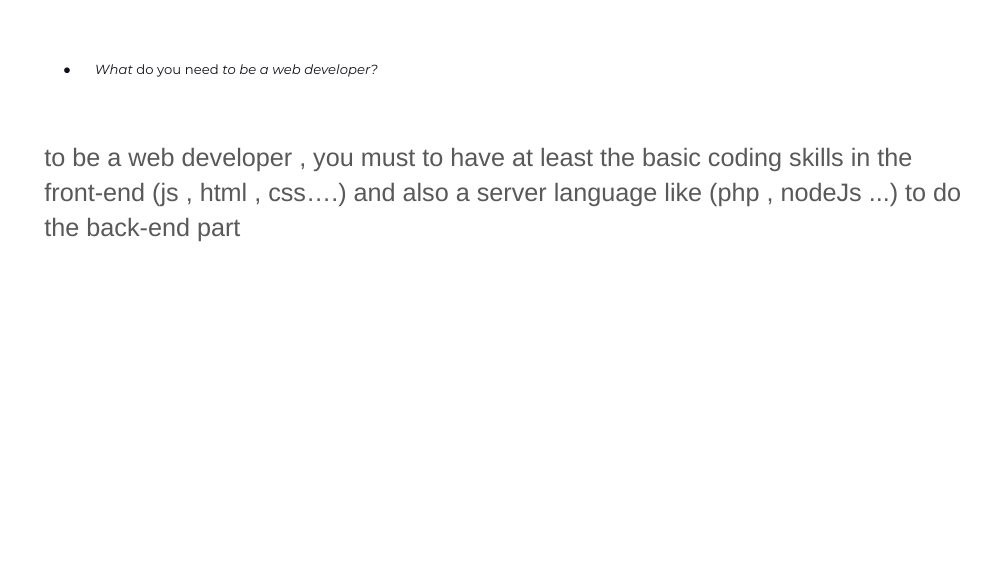
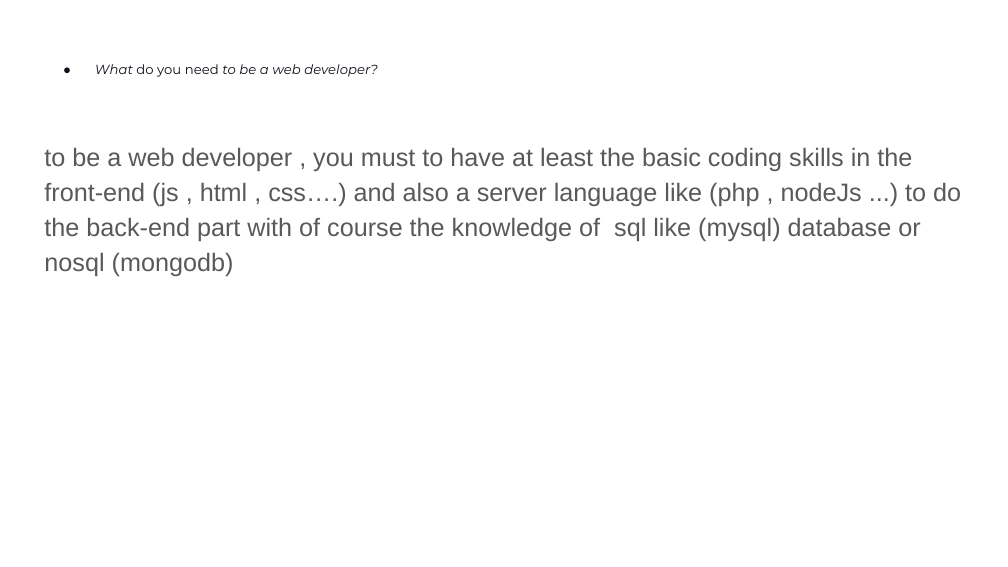
Before and after one commit to Ahmed-Feryani/work, a slide deck: slide 2 of first_check.pptx. Drawn at 1008x567 pixels with LibreOffice and Linux fonts; fonts in the diff are those of the drawing. Boxes give left, top, right and bottom in pixels: in the first picture for what was removed or moved away, otherwise in the second. Text is boxed around its words. In the diff, an @@ line names an element or a change of style, - is before the commit and + after.

Commit message:
#EDIT : first_check

```diff
--- a/first_check.pptx
+++ b/first_check.pptx
@@ text at <box>44,147,961,276</box>: text changed @@
-to be a web developer , you must to have at least the basic coding skills in the front-end (js , html , css….) and also a server language like (php , nodeJs ...) to do the back-end part
+to be a web developer , you must to have at least the basic coding skills in the front-end (js , html , css….) and also a server language like (php , nodeJs ...) to do the back-end part with of course the knowledge of sql like (mysql) database or nosql (mongodb)
```
